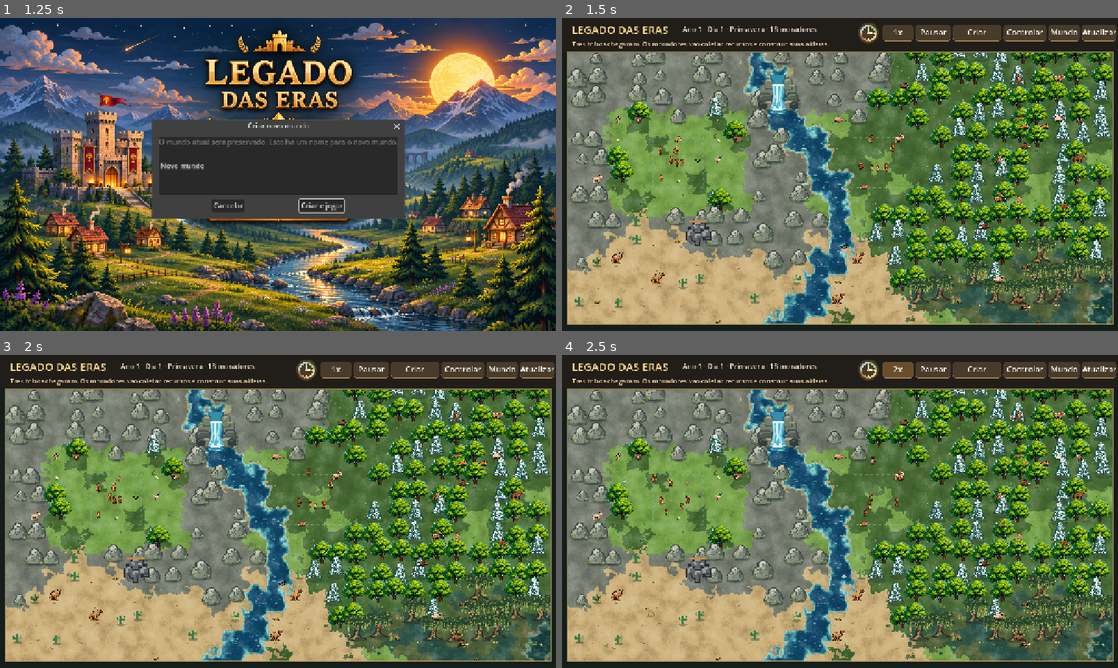
Above: before the commit, frames 1-4 (two rows, left to right).
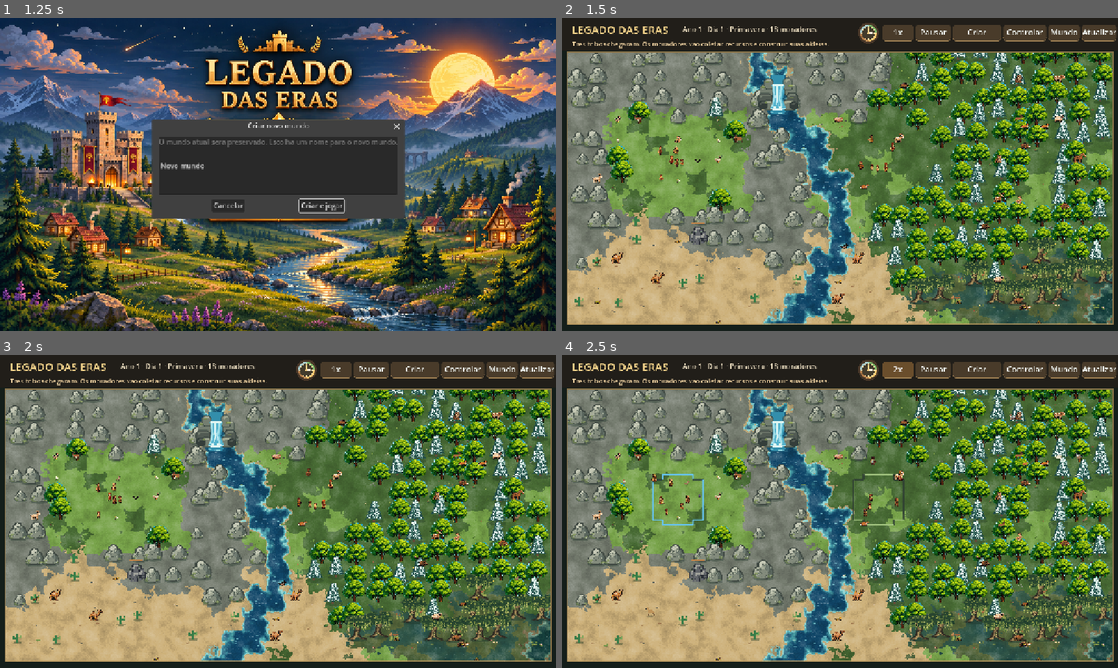
Above: after the commit, the same moments.

Repository: contateste123455667788994321-max/legados-das-eras
Game: Godot game, scene res://scenes/Main.tscn
The game is run twice, just before and just after one commit, with the same random seed, the same clock (stepped at 60 frames per second) and the same inputs.
Inputs:
- Up to frame 1 (1.25 s): click "Carregar mundo" at 0.5 s
- Up to frame 2 (1.5 s): click "Criar e jogar" at 1.25 s
- Up to frame 3 (2 s): no input
- Up to frame 4 (2.5 s): click "1x" at 2 s

Frame 1 is identical in both runs. In frame 2, 0.3% of the frame differs, in the area x 16-60%, y 38-73%; in frame 3, 0.3%; in frame 4, 0.7%, in the area x 16-62%, y 37-73%.

Commit message:
Fronteira sólida colorida no contorno real, impacto sem anel e escala menor dos ancestrais

Diff:
--- a/scripts/main.gd
+++ b/scripts/main.gd
@@ -620,28 +620,28 @@
 
 
 func _draw_territory_borders() -> void:
-	var palette:Array[Color]=[Color("#d6b76a"),Color("#79c1df"),Color("#a9cb84"),Color("#d28b83"),Color("#b7a2e0"),Color("#e8b183")]
-	for town in world.towns:
-		if world.active_population(int(town["id"]))<=0: continue
-		var bounds:Rect2=world.territory_bounds(town)
-		var start:Vector2=_world_to_screen(bounds.position+Vector2(0.5,0.5))
-		var finish:Vector2=_world_to_screen(bounds.end+Vector2(0.5,0.5))
-		var color:Color=palette[posmod(world.kingdom_id(town),palette.size())]
-		color.a=0.68 if int(town["id"])==selected_town_id else 0.34
-		for edge in [[start,Vector2(finish.x,start.y)],[Vector2(finish.x,start.y),finish],[finish,Vector2(start.x,finish.y)],[Vector2(start.x,finish.y),start]]:
-			var p:Vector2=edge[0]
-			var q:Vector2=edge[1]
-			var delta:Vector2=q-p
-			var length:float=delta.length()
-			if length<1.0: continue
-			var direction:Vector2=delta/length
-			var dash:float=maxf(4.0,7.0*zoom)
-			var steps:int=ceili(length/(dash*1.75))
-			for n in range(steps):
-				var first:Vector2=p+direction*(float(n)*dash*1.75)
-				var last:Vector2=p+direction*minf(length,float(n)*dash*1.75+dash)
-				if MAP_AREA.has_point(first) and MAP_AREA.has_point(last):
-					draw_line(first,last,color,maxf(1.0,zoom))
+	var palette:Array[Color]=[Color("#d6b76a"),Color("#69cafa"),Color("#a9cb84"),Color("#f36d68"),Color("#b7a2e0"),Color("#e8b183")]
+	var cells:Dictionary=world.border_cells
+	var grid:float=World.BORDER_GRID
+	var edge_width:float=clampf(zoom*1.65,1.4,4.0)
+	for key in cells:
+		var cell:Vector2i=key
+		var town:Dictionary=world.get_town(int(cells[cell]))
+		if town.is_empty(): continue
+		var realm:int=world.kingdom_id(town)
+		var color:Color=palette[posmod(realm,palette.size())]
+		var p:Vector2=(Vector2(cell)*grid)+Vector2(0.5,0.5)
+		var corners:Array[Vector2]=[p,p+Vector2(grid,0),p+Vector2(grid,grid),p+Vector2(0,grid)]
+		var offsets:Array[Vector2i]=[Vector2i(0,-1),Vector2i(1,0),Vector2i(0,1),Vector2i(-1,0)]
+		for i in range(4):
+			var neighbor:Dictionary=world.get_town(int(cells.get(cell+offsets[i],0)))
+			if not neighbor.is_empty() and world.kingdom_id(neighbor)==realm: continue
+			var start:Vector2=_world_to_screen(corners[i])
+			var finish:Vector2=_world_to_screen(corners[(i+1)%4])
+			if not MAP_AREA.has_point(start) or not MAP_AREA.has_point(finish): continue
+			draw_line(start,finish,Color(color.r,color.g,color.b,0.18),edge_width*3.1)
+			draw_line(start,finish,Color("#24312d",0.72),edge_width+1.5)
+			draw_line(start,finish,Color(color.r,color.g,color.b,0.94),edge_width)
 
 func _draw_world_sites() -> void:
 	var unit:float=TILE_SIZE*zoom
@@ -1965,7 +1965,7 @@
 		if not bool(ancient.get("alive",false)): continue
 		var center:Vector2=_world_to_screen(Vector2(float(ancient["x"])+0.5,float(ancient["y"])+0.5))
 		var art:String="golem_angry" if kind=="golem" and int(ancient.get("target_town",-1))>=0 else str(kind)
-		var size:float=(64.0 if kind=="golem" else 51.0)*zoom
+		var size:float=(46.0 if kind=="golem" else 32.0)*zoom
 		var moving:bool=bool(ancient.get("moving",false))
 		var striking:bool=float(ancient.get("hit_anim_until",0))>world.swamp_clock
 		if moving or striking:
@@ -1985,7 +1985,7 @@
 				var particle:Vector2=center+Vector2(cos(angle),sin(angle)*0.45)*(12.0+18.0*(1.0-fade))*zoom
 				draw_rect(Rect2(particle,Vector2.ONE*maxf(1.0,3.0*zoom*fade)),Color(0.65,0.55,0.42,fade) if kind=="golem" else Color(0.65,0.88,1.0,fade))
 		if MAP_AREA.grow(-30*zoom).has_point(center):
-			var life:=Rect2(center+Vector2(-19,-49)*zoom,Vector2(38,4)*zoom)
+			var life:=Rect2(center+Vector2(-size*0.31,-size*0.98),Vector2(size*0.62,maxf(2,zoom*2)))
 			draw_rect(life,Color("#292b32"))
 			draw_rect(Rect2(life.position,Vector2(life.size.x*clampf(float(ancient["health"])/float(ancient["max_health"]),0,1),life.size.y)),Color("#a3dce7" if kind=="fenrir" else "#c3874c"))
 	for spider in world.swamp_spiders:
@@ -2249,14 +2249,24 @@
 		if remaining<=0: continue
 		var p:Vector2=_world_to_screen(Vector2(float(event["x"])+0.5,float(event["y"])+0.5))
 		if not MAP_AREA.grow(-35).has_point(p): continue
-		if remaining>0.88:
-			draw_arc(p,10*zoom,0,TAU,20,Color(1.0,0.30,0.22,0.85),2.0)
-			draw_circle(p-Vector2(0,12*zoom),7*zoom,Color(1.0,0.12,0.08,0.30))
-		var text:String="-%d"%maxi(1,roundi(float(event["amount"])))
-		var label_pos:Vector2=p+Vector2(-12,-20-(1.1-remaining)*22)*zoom
-		var font_size:int=maxi(12,int(14*zoom))
-		draw_string(ThemeDB.fallback_font,label_pos+Vector2(1,1),text,HORIZONTAL_ALIGNMENT_LEFT,-1,font_size,Color(0.1,0.06,0.05,clampf(remaining*3,0,1)))
-		draw_string(ThemeDB.fallback_font,label_pos,text,HORIZONTAL_ALIGNMENT_LEFT,-1,font_size,Color(1.0,0.46,0.37,clampf(remaining*3,0,1)))
+		var age:float=1.1-remaining
+		if remaining>0.85:
+			var fade:float=clampf((remaining-0.85)/0.25,0,1)
+			var impact:Vector2=p-Vector2(0,10*zoom)
+			for i in range(5):
+				var angle:float=float(i)*TAU/5.0+0.45
+				var ray:=Vector2(cos(angle),sin(angle))
+				var start:Vector2=impact+ray*(4+age*20)*zoom
+				var finish:Vector2=start+ray*(3+fade*4)*zoom
+				draw_line(start,finish,Color(1.0,0.38,0.22,fade),maxf(1,zoom*1.5))
+		var amount:int=maxi(1,roundi(float(event["amount"])))
+		var damage_text:String="-%d"%amount
+		var font_size:int=maxi(12,int(15*zoom))
+		var alpha:float=clampf(remaining*3,0,1)
+		var width:float=ThemeDB.fallback_font.get_string_size(damage_text,HORIZONTAL_ALIGNMENT_LEFT,-1,font_size).x
+		var label_pos:Vector2=p+Vector2(-width*0.5,-(24+age*19)*zoom)
+		draw_string_outline(ThemeDB.fallback_font,label_pos,damage_text,HORIZONTAL_ALIGNMENT_LEFT,-1,font_size,maxi(2,int(zoom*2)),Color(0.12,0.08,0.05,alpha))
+		draw_string(ThemeDB.fallback_font,label_pos,damage_text,HORIZONTAL_ALIGNMENT_LEFT,-1,font_size,Color(1.0,0.94,0.76,alpha))
 
 func _draw_swimming_animal(species:String,indices:Dictionary,p:Vector2,s:float,face:float,depth:float,moving:bool) -> void:
 	var texture:Texture2D
